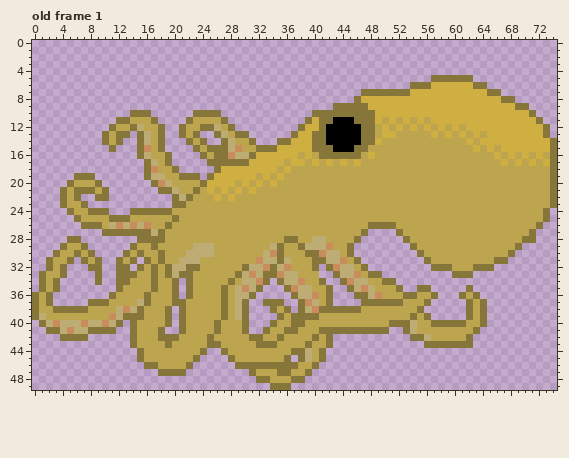
File history of a pixel-art file, assets/art/octopus.aseprite. That is the earlier state.
75x50 pixels, 1 frame. Shown: old frame 1.
Once edited:
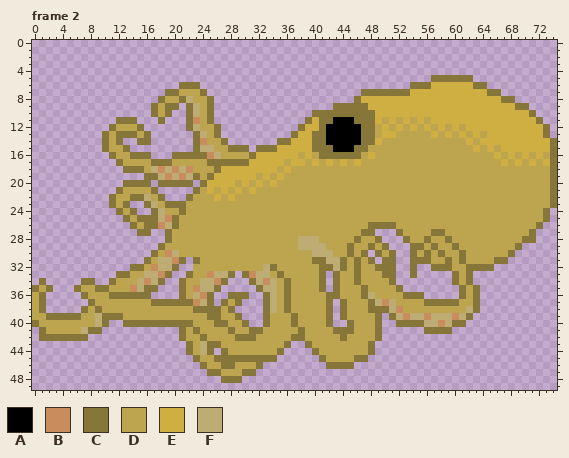
Palette (. is transparent): A #000000  B #c98c5d  C #877639  D #bda54f  E #cfae42  F #bdad75
A new or re-ordered frame is compared with the old frame closest to it.
Message: Animated the octopus in a pinch
Difference:
frames 1 -> 2
layer "Flattened" added
layer "Main" removed
layer "Big tentacles" removed
Changed rows in their new state; - is an unchanged pixel.
Frame 2 is new; against old frame 1:
first column x 0:
 6 ---------------------CCC-----------------------------------------
 7 -------------------CCDDDC----------------------------------------
 8 ------------------CDDCFDDC---------------------------------------
 9 -----------------CDCC-CFDC---------------------------------------
10 --------------...CDC--CFD-.--------------------------------------
11 --------------C...C----B-C..-------------------------------------
12 --------------DC...--.CFDDC..------------------------------------
13 --------------CDC..--..-FD-....----------------------------------
14 ----------------C..---.CBDD-....---------------------------------
15 ----------CDDC-....-----FFDDCCC.---------------------------------
16 -----------CDDC-C...CCCC-BFDDDD----------------------------------
17 ------------CDDDDCC-DDDDD----------------------------------------
18 -------------CCCDFBFBFBDDD---------------------------------------
19 ------...--------C-BFBF-D----------------------------------------
20 -----.....---CCCC.CCCCC.-----------------------------------------
21 ----.......-CDDDDC.....------------------------------------------
22 ----...--..CDDCCFDC-..-------------------------------------------
23 ----....---CDC--CFDC---------------------------------------------
24 -----......-CD-..-FD-C-------------------------------------------
25 ------.......--CCCFB---------------------------------------------
26 -------.......CDCCBFC--------------------------------------------
27 ----------.....--..C----------------------------C--------CC------
28 -----..--------....C----------------DDFF-D-----DDC------C--C-----
29 ----....------....C----DDD--------DD--F---D---DDCDC----C-C--C----
30 ---......----....CDBF-DDDD-------DDD---DFF-D--DC-CDC--CDC-C--C---
31 --....-...--...---FFBC.C--------DDDDD-------C--DC-CC--CC---C-C---
32 --...---..--..C--BFFC..D------DDDF-DD---DC-FCDCDDCCC--C-------C--
33 -....----.----D-FFB-..---BFFC.C--FDCDD---C--DDC-DDCC--C------D---
34 --..---CC.-CDD-FBFC..CD-FFBC...CFBFDCDD----CDDCD--D---------CDC--
35 CDC.--CDDCCDD-BFC-...CDBFFC.....-FFD-DDD-C.CDDDCD------..----CDC-
36 DC.----CDDD-CCCC-....CDFBC..CCC.-CFDCDDDD--CDDD--D-----C..-------
37 DC.------DD----DDCCC--CBFC.--C.---FDCDDDD---CDDD-FBFD----CCCCDDC.
38 DC.....--C--DDDD---DDD-CCCCDC..--CF--DDDDD-.-DD-CCCFB--DDDDDDDFC.
39 DDCCCCC--FCCCDDD---DDD---CCD-C.--CDD--DDD-C.C----C.CFBFFBFFFBF-..
40 CDDDDDDDD-C..C-CCCC-C-C----C-----CD---D---C..C---C..--CCFFBF--...
41 -CDDDDD---..--.....----C--D-C-DCCD--DDC--DD---DDD-.--...CCCC....-
42 -CCC----------.......C--CD---CC-D--D-CC-D-DDCDDDDC----.........--
43 --------------........C-F-------DDD-C..---DDDDDDC-------.......--
44 ---------------.......C-FC---------C....CDDDDDDDC----------------
45 ---------------........-DDCC-CCCCCC..-...-DDDDCC-----------------
46 ----------------.......-CDDCCDDD-........-CCCC-------------------
47 ------------------....---CCDDDC-........-------------------------
48 ---------------------------CCC--.......--------------------------
49 ----------------------------------...----------------------------
